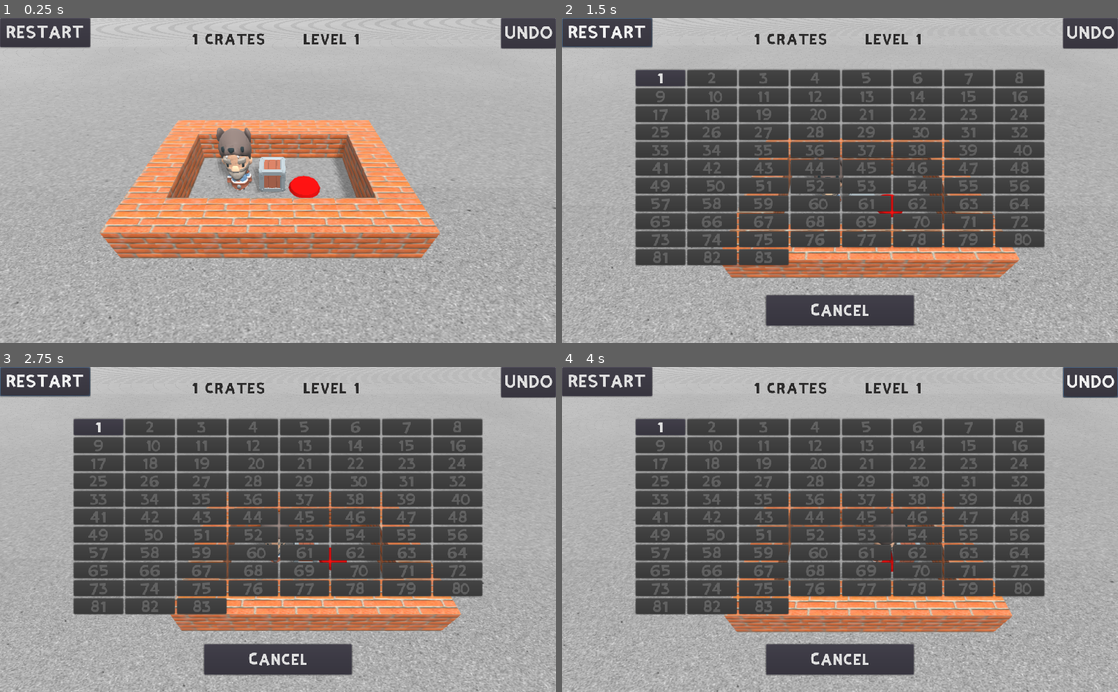
Above: before the commit, frames 1-4 (two rows, left to right).
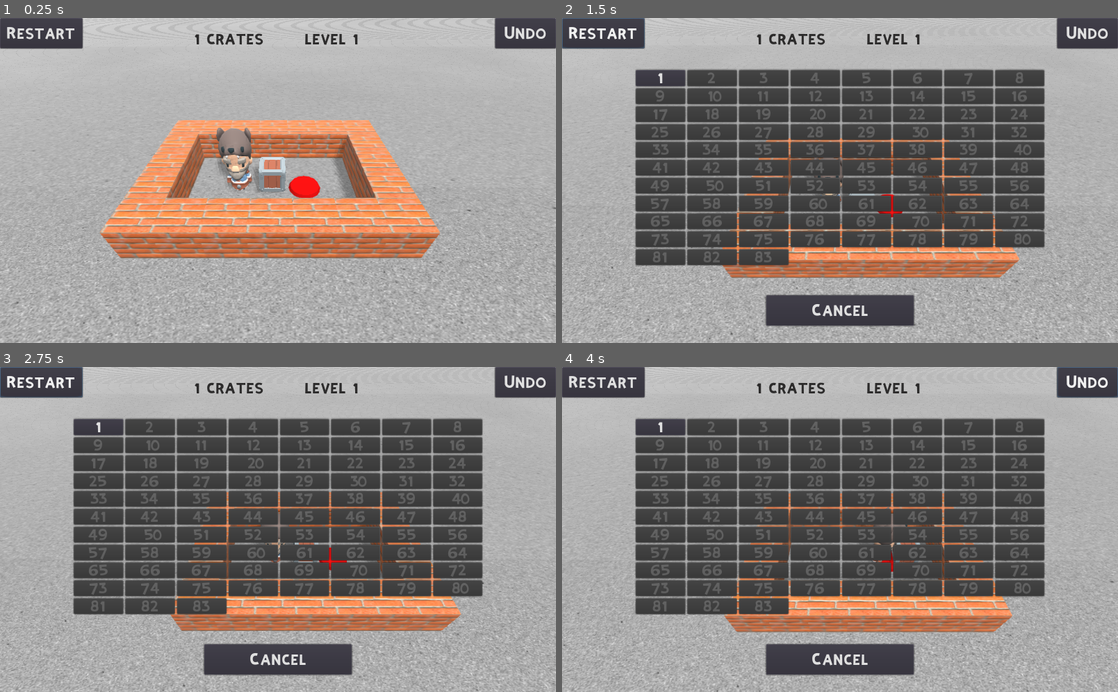
Above: after the commit, the same moments.

Repository: esperanc/3dsokoban
Game: Godot game, scene res://Scenes/Main.tscn
The game is run twice, just before and just after one commit, with the same random seed, the same clock (stepped at 60 frames per second) and the same inputs.
Inputs:
- Up to frame 1 (0.25 s): no input
- Up to frame 2 (1.5 s): click "RESTART" (after the commit: "Restart") at 0.5 s; click "UNDO" (after the commit: "Undo") at 1.25 s
- Up to frame 3 (2.75 s): click "RESTART" (after the commit: "Restart") at 2 s
- Up to frame 4 (4 s): click "RESTART" (after the commit: "Restart") at 2.75 s; hold Right (ui_right) from 3.53 s (still down)

The runs differ from the first frame. In frame 1, 1.1% of the frame differs, in the area x 0-100%, y 0-10%; in frame 2, 1.9%, in the area x 0-100%, y 0-92%; in frame 3, 1.9%; in frame 4, 1.8%.

Commit message:
Fixed buttons

Diff:
--- a/Scenes/Main.tscn
+++ b/Scenes/Main.tscn
@@ -9,18 +9,6 @@
 
 [sub_resource type="Theme" id=5]
 default_font = ExtResource( 4 )
-
-[sub_resource type="InputEventAction" id=3]
-action = "ui_restart"
-
-[sub_resource type="ShortCut" id=4]
-shortcut = SubResource( 3 )
-
-[sub_resource type="InputEventAction" id=1]
-action = "ui_undo"
-
-[sub_resource type="ShortCut" id=2]
-shortcut = SubResource( 1 )
 
 [node name="Main" type="Spatial"]
 script = ExtResource( 1 )
@@ -56,19 +44,17 @@
 anchor_bottom = 1.0
 theme = SubResource( 5 )
 
-[node name="Restart" type="Button" parent="UI"]
-margin_right = 166.0
-margin_bottom = 54.0
-shortcut = SubResource( 4 )
-text = "RESTART"
-
 [node name="Undo" type="Button" parent="UI"]
 anchor_left = 1.0
 anchor_right = 1.0
-margin_left = -101.0
+margin_left = -112.0
 margin_bottom = 56.0
-shortcut = SubResource( 2 )
-text = "UNDO"
+text = "Undo"
+
+[node name="Restart" type="Button" parent="UI"]
+margin_right = 152.0
+margin_bottom = 56.0
+text = "Restart"
 
 [node name="labelContainer" type="HBoxContainer" parent="UI"]
 anchor_left = 0.5
--- a/Scripts/Main.gd
+++ b/Scripts/Main.gd
@@ -81,3 +81,8 @@
 func _on_SaveTimer_timeout() -> void:
 	display_stats()
 	save_game()
+
+
+func _on_Button_button_down() -> void:
+	print ("xpto")
+	pass # Replace with function body.
--- a/Scripts/PlayerBody.gd
+++ b/Scripts/PlayerBody.gd
@@ -25,7 +25,7 @@
 func _ready() -> void:
 	set_animation("Idle")
 	guess_iterations()
-	set_player_stance()
+	set_player_stance(Vector3(0,0,1))
 	pass # Replace with function body.
 
 # Returns the world position of this object
@@ -33,7 +33,7 @@
 	return transform.xform_inv(Vector3.ZERO)
 
 # Set the player mesh stance
-func set_player_stance (dir = Vector3(0,1,0)):
+func set_player_stance (dir):
 	playerObject.transform = Transform.IDENTITY.looking_at(-dir.normalized(), Vector3.UP)\
 	   .translated(translateFactor).scaled(scaleFactor)
 
--- a/project.godot
+++ b/project.godot
@@ -22,12 +22,13 @@
 
 config/name="3DSokoban"
 run/main_scene="res://Scenes/Main.tscn"
+boot_splash/bg_color=Color( 0.901961, 0.847059, 0.847059, 1 )
 config/icon="res://icon.png"
 
 [display]
 
 window/size/resizable=false
-window/stretch/mode="viewport"
+window/stretch/mode="2d"
 window/stretch/aspect="keep"
 
 [gui]
@@ -56,5 +57,4 @@
 quality/driver/driver_name="GLES2"
 vram_compression/import_etc=true
 quality/filters/use_fxaa=true
-quality/filters/use_debanding=true
 environment/default_environment="res://default_env.tres"
Not shown, added: 3DSokoban.apple-touch-icon.png.import
Not shown, added: 3DSokoban.icon.png.import
Not shown, added: 3DSokoban.png.import
Not shown: 2 places in Scenes/Main.tscn that only renumber resources
Not shown, changed: index.html
Not shown, changed: index.js
Not shown, changed: index.pck
Not shown, changed: index.wasm
